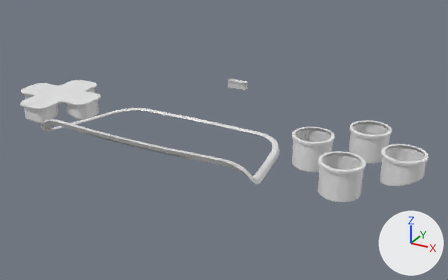
One commit to the OBJ model PadForge.App/3DModels/DualSense/SpiderMan2/Transparent.obj: the scene before it, then after it.
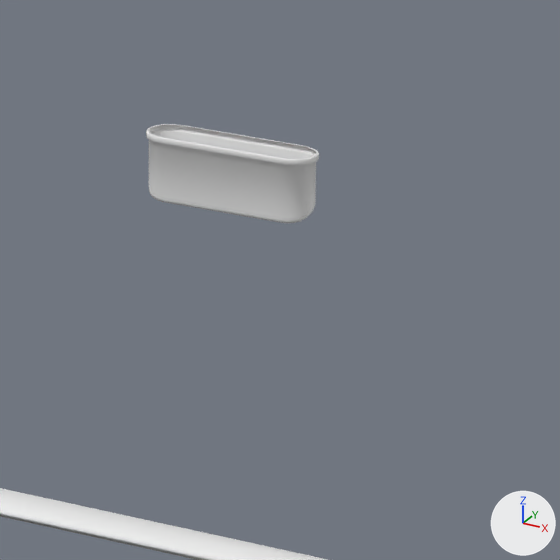
Old and new are each drawn whole from a 50 mm lens placed at (89.4, -163.8, 47.5), pointed at (9.6, -18.8, -25.0) and again close up on the part from 47% to 62% of the width and 23% to 46% of the height. Every picture has the same lights, and +X, +Y and +Z are marked at lower right. The first two pictures are the older version. Where no turn or scale is listed for an object, it has been applied to the vertices.

In view in the first close-up: 'Transparent'.
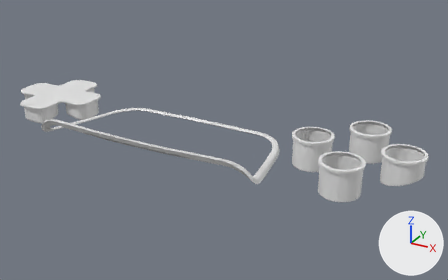
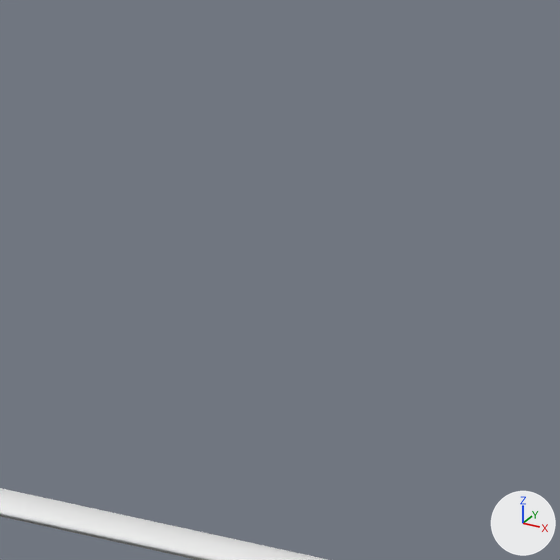
Changed parts and their boxes [x1, y1, x2, y2] in the close-ups (560 x 560 px):
'Transparent', reshaped: before [0, 124, 328, 560]; after [0, 488, 328, 560]
part 1 of me_transparent, deleted: before [146, 124, 319, 223]

Diff of the bpy script that builds the scene:
```diff
--- a/PadForge.App/3DModels/DualSense/SpiderMan2/Transparent.obj.py
+++ b/PadForge.App/3DModels/DualSense/SpiderMan2/Transparent.obj.py
@@ me_transparent @@
 # used by ob_transparent; location = (0.0, 0.0, 0.0)
-me_transparent.from_pydata(...)  # 8339 vertices, 8260 faces; spans x -63.8..67.3, y -50.5..8.9, z -25.9..-15.0
+me_transparent.from_pydata(...)  # 7890 vertices, 7828 faces; spans x -63.8..67.3, y -50.5..-5.1, z -25.9..-15.0
+# me_transparent part 1: the loose piece of 449 vertices spanning x -3.6..3.6, y 7.0..8.9, z -18.8..-16.1 is deleted
```
